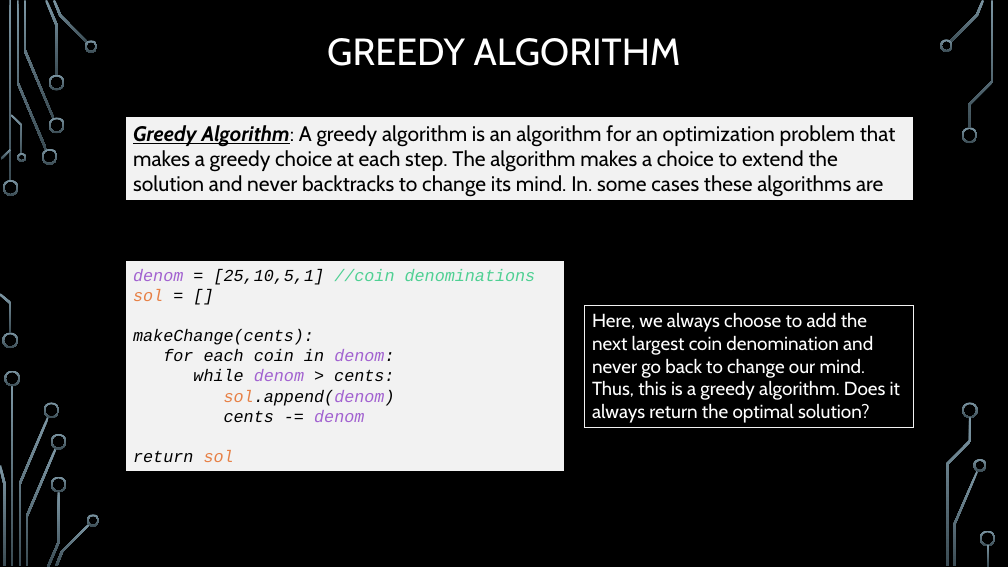
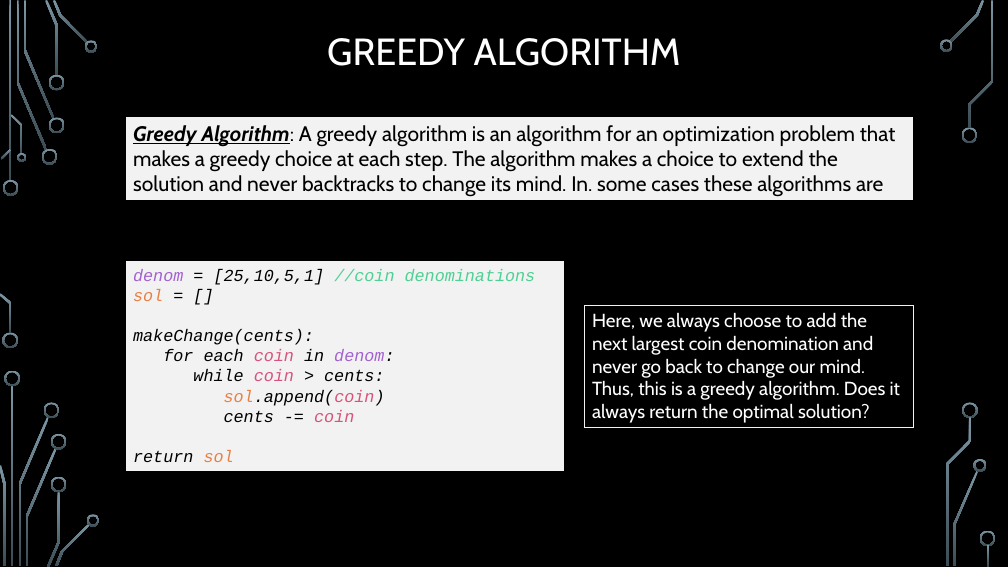
Before and after one commit to markfloryan/dsa2, a slide deck: slide 12 of slides/04-1-GreedyIntroChange.pptx. Drawn at 1008x567 pixels with LibreOffice and Linux fonts; fonts in the diff are those of the drawing; background and template pictures are left out. Boxes give left, top, right and bottom in pixels: in the first picture for what was removed or moved away, otherwise in the second. Text is boxed around its words. In the diff, an @@ line names an element or a change of style, - is before the commit and + after.

Commit message:
slides

```diff
--- a/slides/04-1-GreedyIntroChange.pptx
+++ b/slides/04-1-GreedyIntroChange.pptx
@@ text in rectangle at [163,349,394,361]: text colour #000000 to #D7537B in "coin" @@
@@ text in rectangle at [193,369,385,422]: text changed @@
-while denom > cents:
-sol.append(denom)
-cents -= denom
+while coin > cents:
+sol.append(coin)
+cents -= coin
```
Also in this commit, not shown: 1 other slide changed, 6 other files.
